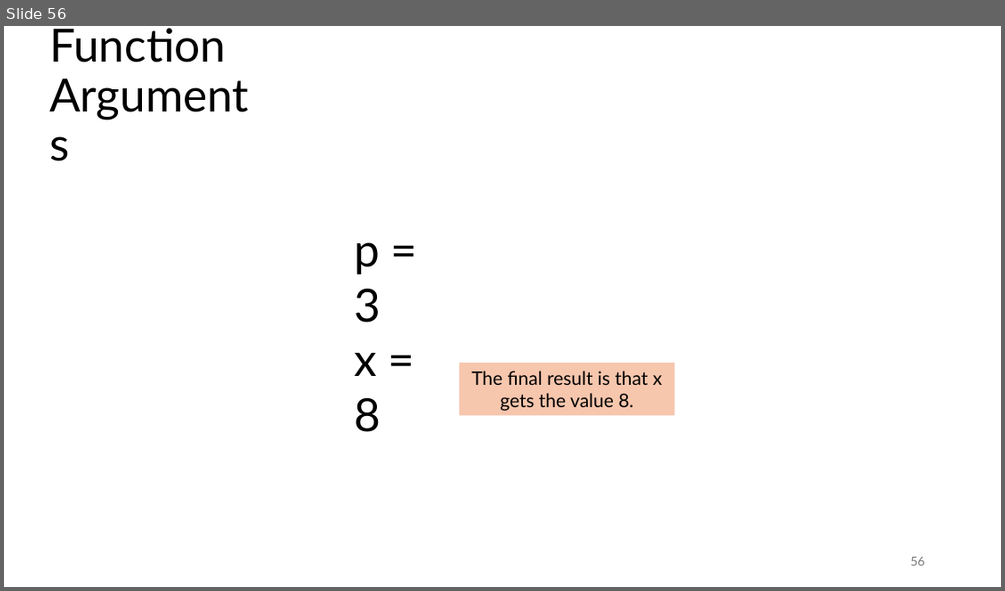
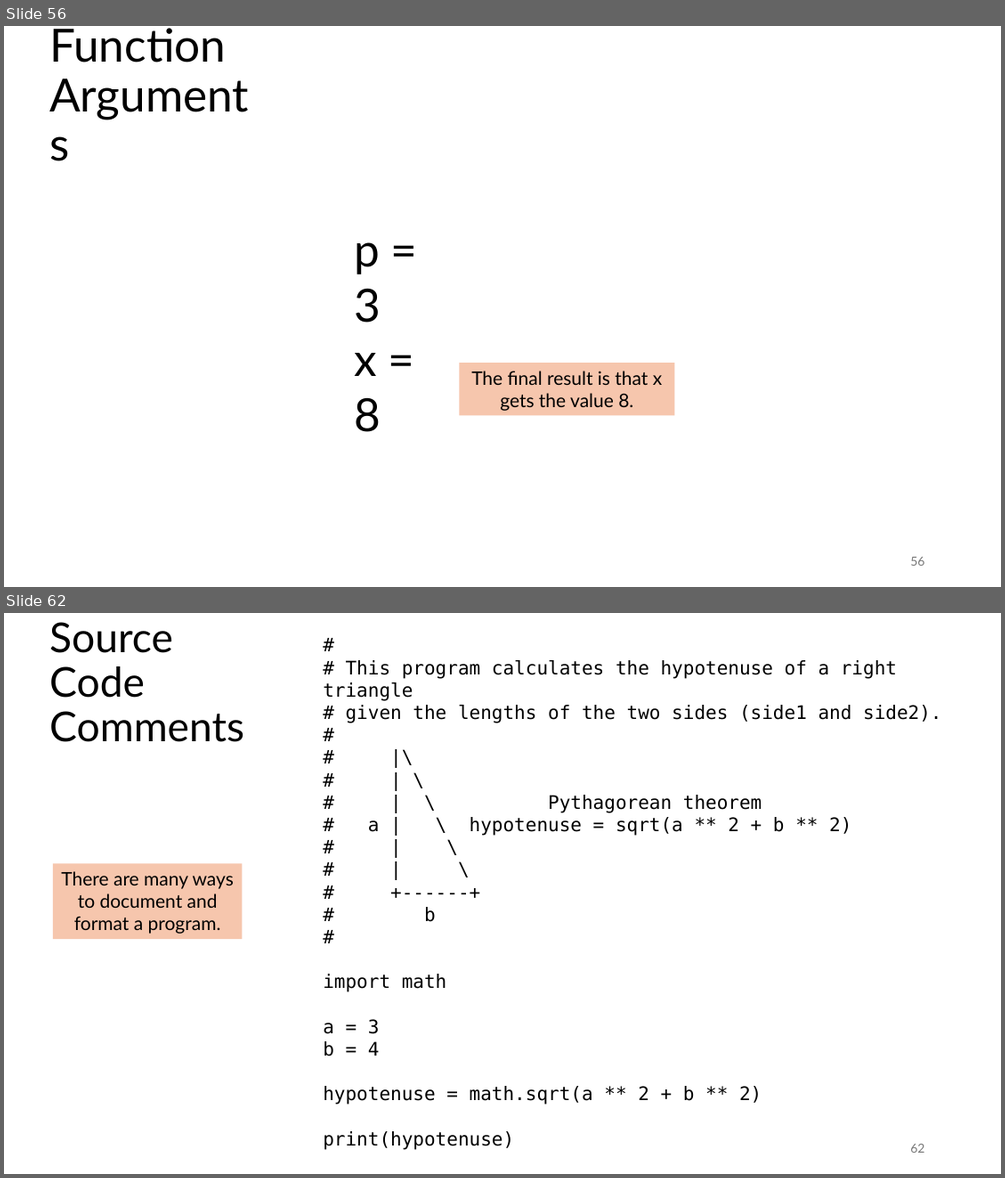
Before and after one commit to tjd1234/cmpt120spring2026, a slide deck: lecture_notes/chapter2/chapter2.pptx. Shown one above the other, each under a label of ours: slide 56 before the commit, slides 56 and 62 after it; the slides between them are not shown. The pictures are 1005x591 and 1005x1178 pixels, drawn with LibreOffice and Linux fonts; fonts in the diff are those of the drawing. Boxes give left, top, right and bottom in pixels: in the first picture for what was removed or moved away, otherwise in the second. Text is boxed around its words. In the diff, an @@ line names an element or a change of style, - is before the commit and + after.

```diff
--- a/lecture_notes/chapter2/chapter2.pptx
+++ b/lecture_notes/chapter2/chapter2.pptx
@@ slide 62 added at (x1=4, y1=613, x2=1001, y2=1174), background #FFFFFF @@
@@ title added at (x1=49, y1=622, x2=244, y2=742), 39.6 pt, text #000000 @@
+Source Code Comments
@@ text added at (x1=323, y1=660, x2=941, y2=1150), 18 pt, text #000000 @@
+#
+# This program calculates the hypotenuse of a right triangle
+# given the lengths of the two sides (side1 and side2).
+#
+# |\
+# | \
+# | \ Pythagorean theorem
+# a | \ hypotenuse = sqrt(a ** 2 + b ** 2)
+# | \
+# | \
+# +------+
+# b
+#
+import math
+a = 3
+b = 4
+hypotenuse = math.sqrt(a ** 2 + b ** 2)
+print(hypotenuse)
@@ rectangle added at (x1=53, y1=863, x2=242, y2=939), fill #F6C6AD, 18 pt, text #000000 @@
+There are many ways to document and format a program.
@@ page number added at (x1=910, y1=1143, x2=924, y2=1152), 12 pt, text #797979 @@
+62
```
Also in this commit, not shown: 10 slides changed, 1 other slide added, 1 slide removed, 3 other files.
